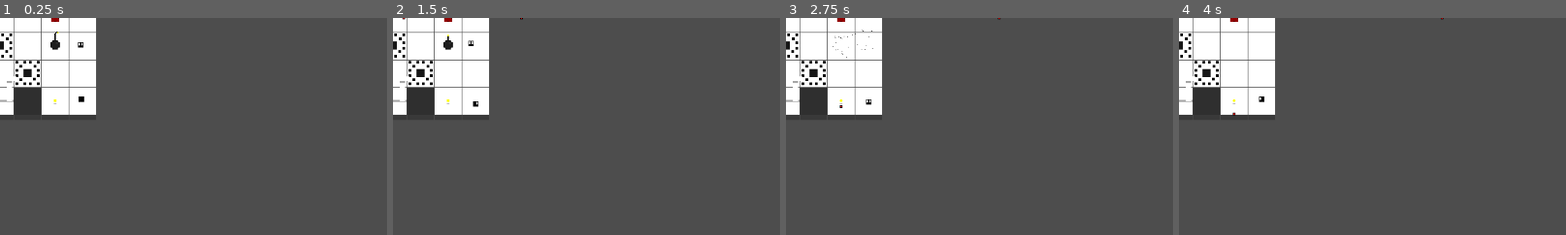
Above: before the commit, frames 1-4 (left to right).
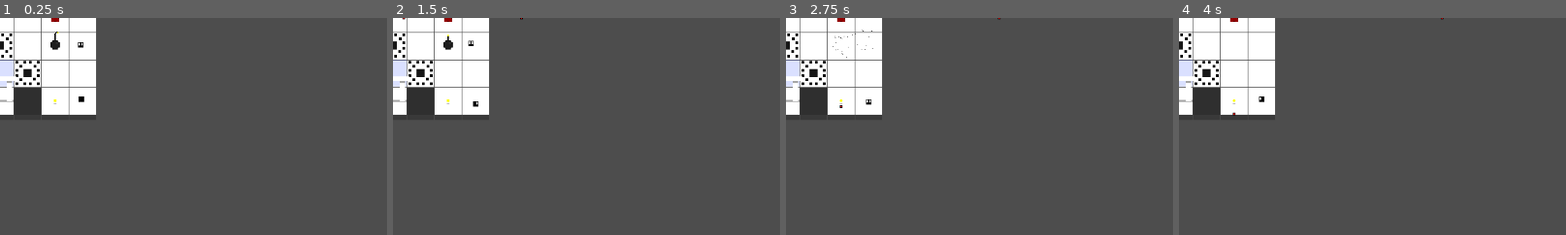
Above: after the commit, the same moments.

Repository: Textbookautist/thisthatandthose
Game: Godot game, scene res://scenes/rooms/room_4x_4.tscn
Same seed, same stepped clock (60 frames per second), same inputs: the game is played once before the commit and once after it. The project has no main scene, so this scene is started directly.
Inputs:
- Up to frame 1 (0.25 s): no input
- Up to frame 2 (1.5 s): tap Enter at 0.5 s; hold A (a) 0.53-1.28 s; hold Up (ui_up) from 0.53 s (still down); tap D (d) at 0.8, 1.35 s; tap Space (space) at 1.25 s
- Up to frame 3 (2.75 s): tap S (s) at 1.55 s; tap Enter at 2 s; release Up (ui_up) at 2.03 s; hold Left (ui_left) from 2.03 s (still down); hold S (s) from 2.03 s (still down); tap W (w) at 2.3 s
- Up to frame 4 (4 s): release S (s) at 2.78 s; tap W (w) at 2.85 s; tap A (a) at 3.05 s; release Left (ui_left) at 3.53 s; hold Down (ui_down) from 3.53 s (still down); hold A (a) from 3.53 s (still down); tap D (d) at 3.8 s
The pictures show only the part of the screen within x 0-50%, y 0-50%; the shares and areas given below are measured in that part.

The runs differ from the first frame. In frame 1, 0.3% of the frame differs, in the area x 0-4%, y 19-32%; in frame 2, 0.3%; in frame 3, 0.3%; in frame 4, 0.3%.

Commit message:
Feature: Added shield node for invulnerability-tiles

Diff:
--- a/scenes/particles/explosive.tscn
+++ b/scenes/particles/explosive.tscn
@@ -3,6 +3,8 @@
 [ext_resource type="Script" uid="uid://b730yhmshthn0" path="res://scenes/particles/explosive.gd" id="1_5eacd"]
 
 [node name="explosive" type="CPUParticles2D"]
+z_index = 2
+z_as_relative = false
 emitting = false
 amount = 16
 one_shot = true
--- /dev/null
+++ b/scenes/shield_tile.tscn
@@ -0,0 +1,32 @@
+[gd_scene load_steps=4 format=3 uid="uid://ddutx2fg23blt"]
+
+[ext_resource type="Script" uid="uid://dxhdhgldstpvc" path="res://scripts/shield_tile.gd" id="1_uvdl7"]
+
+[sub_resource type="CircleShape2D" id="CircleShape2D_sfsty"]
+
+[sub_resource type="RectangleShape2D" id="RectangleShape2D_wtvig"]
+size = Vector2(40, 40)
+
+[node name="shield_tile" type="StaticBody2D"]
+z_index = 2
+z_as_relative = false
+script = ExtResource("1_uvdl7")
+
+[node name="ColorRect" type="ColorRect" parent="."]
+offset_left = -20.0
+offset_top = -20.0
+offset_right = 20.0
+offset_bottom = 20.0
+color = Color(0.14117648, 0.27058825, 1, 0.16862746)
+
+[node name="CollisionShape2D" type="CollisionShape2D" parent="."]
+shape = SubResource("CircleShape2D_sfsty")
+disabled = true
+
+[node name="cover" type="Area2D" parent="."]
+
+[node name="CollisionShape2D" type="CollisionShape2D" parent="cover"]
+shape = SubResource("RectangleShape2D_wtvig")
+
+[connection signal="body_entered" from="cover" to="." method="_on_cover_body_entered"]
+[connection signal="body_exited" from="cover" to="." method="_on_cover_body_exited"]
--- a/scripts/enemy.gd
+++ b/scripts/enemy.gd
@@ -5,7 +5,11 @@
 
 var deadnimation = preload("res://scenes/particles/explosive.tscn")
 
+var invulnerable = false
 var hp = 4
+
+func invulnerability(state):
+	invulnerable = state
 
 func die():
 	var explosive = deadnimation.instantiate()
@@ -16,6 +20,8 @@
 	queue_free()
 
 func take_damage(amount):
+	if invulnerable:
+		return
 	hp -= amount
 	if hp <= 0:
 		die()
--- a/scripts/player.gd
+++ b/scripts/player.gd
@@ -28,7 +28,10 @@
 var lastscore = 0
 var maxhp = null
 var hp = 10
+var invulnerable = false
 
+func invulnerability(state):
+	invulnerable = state
 
 var goingUp = false
 var goingDown = false
@@ -123,6 +126,8 @@
 	dashCooldown = false
 
 func take_damage(amount):
+	if invulnerable:
+		return
 	hp -= amount
 	var dead = false
 	if hp <= 0:
--- /dev/null
+++ b/scripts/shield_tile.gd
@@ -0,0 +1,13 @@
+extends StaticBody2D
+
+
+func _on_cover_body_entered(body) -> void:
+	if body.is_in_group("player") or body.is_in_group("alive"):
+		body.invulnerability(true)
+
+
+
+
+func _on_cover_body_exited(body: Node2D) -> void:
+	if body.is_in_group("player") or body.is_in_group("alive"):
+		body.invulnerability(false)
--- a/scripts/terrain_piece.gd
+++ b/scripts/terrain_piece.gd
@@ -77,6 +77,9 @@
 		elif randi_range(1,10) == 10:
 			var cannon = (load("res://scenes/cannon.tscn")).instantiate()
 			$center.add_child(cannon)
+		elif randi_range(1,10) == 10:
+			var shield = (load("res://scenes/shield_tile.tscn")).instantiate()
+			$center.add_child(shield)
 
 
 func buildH(h):
Not shown, added: scripts/shield_tile.gd.uid
